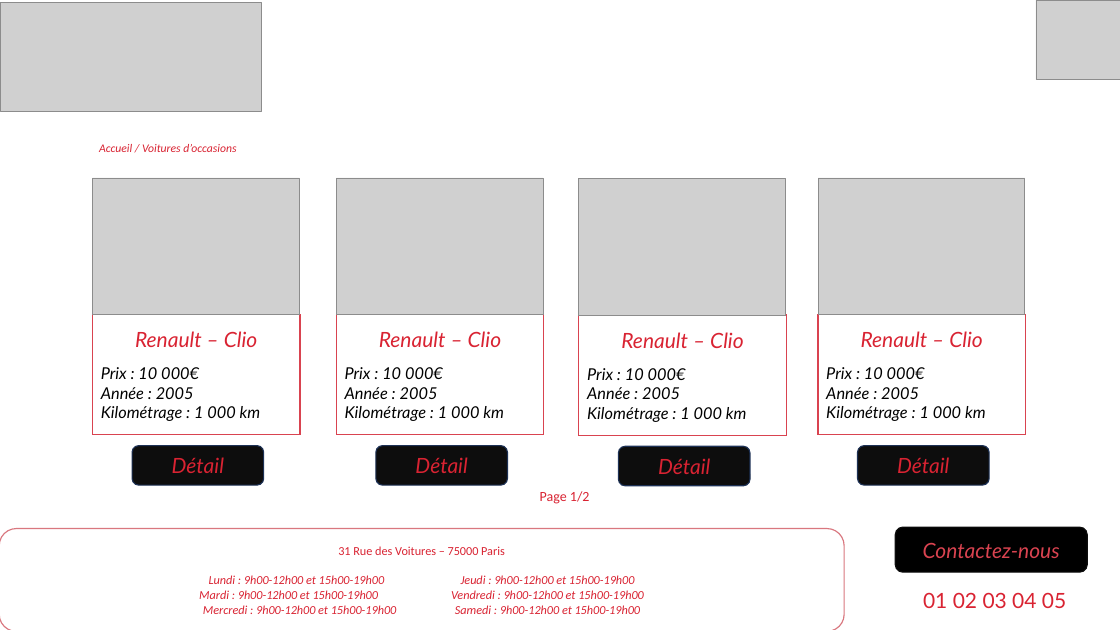
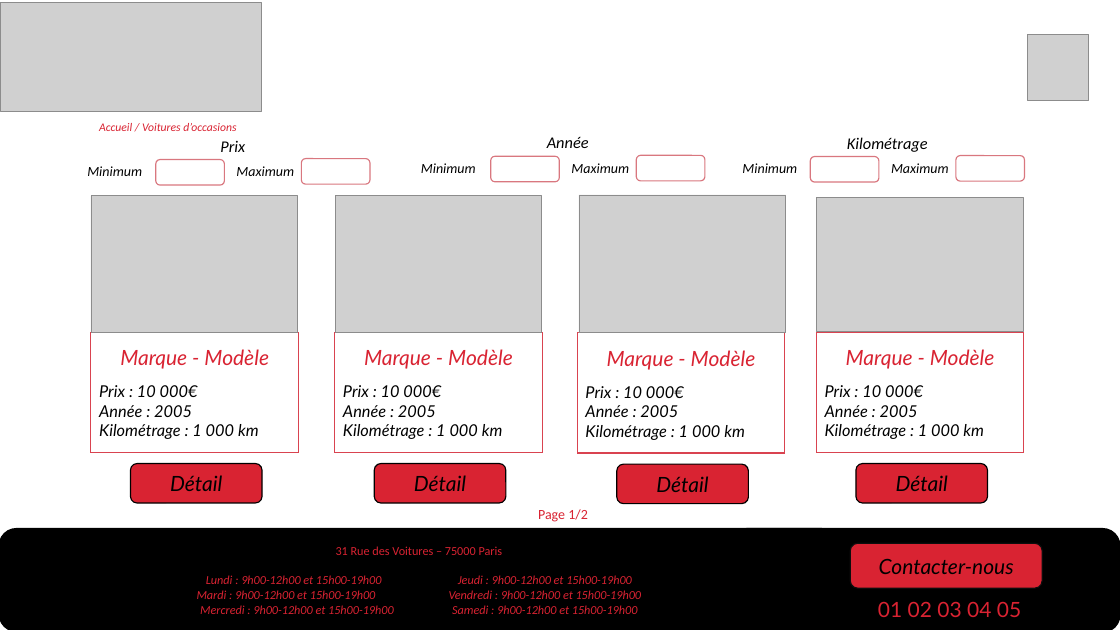
Before and after one commit to adele-dbs/garagevparrot, a slide deck: slide 2 of other/Maquette - Mockup.pptx. Drawn at 1120x630 pixels with LibreOffice and Linux fonts; fonts in the diff are those of the drawing; grey boxes stand for pictures. Boxes give left, top, right and bottom in pixels: in the first picture for what was removed or moved away, otherwise in the second. Text is boxed around its words. In the diff, an @@ line names an element or a change of style, - is before the commit and + after.

```diff
--- a/other/Maquette - Mockup.pptx
+++ b/other/Maquette - Mockup.pptx
@@ picture removed at (1036,0,1120,80) @@
@@ picture added at (1028,34,1089,101) @@
@@ text "Accueil / Voitures d’occasions": place and size @@
-text "Accueil / Voitures d’occasions" at (99,144,236,152)
+text "Accueil / Voitures d’occasions" at (99,123,236,131)
@@ text added at (220,141,245,152), 14 pt, text #000000, italic @@
+Prix
@@ text added at (547,137,589,148), 14 pt, text #000000, italic @@
+Année
@@ text added at (847,137,928,152), 14 pt, text #000000, italic @@
+Kilométrage
@@ text added at (87,166,142,176), 12 pt, text #000000, italic @@
+Minimum
@@ rounded rectangle added at (156,160,225,185), fill #FFFFFF, outline #D9777F 1 pt @@
@@ text added at (236,166,294,176), 12 pt, text #000000, italic @@
+Maximum
@@ rounded rectangle added at (302,159,371,184), fill #FFFFFF, outline #D9777F 1 pt @@
@@ text added at (421,163,476,173), 12 pt, text #000000, italic @@
+Minimum
@@ rounded rectangle added at (491,156,560,181), fill #FFFFFF, outline #D9777F 1 pt @@
@@ text added at (571,163,629,173), 12 pt, text #000000, italic @@
+Maximum
@@ rounded rectangle added at (637,155,706,181), fill #FFFFFF, outline #D9777F 1 pt @@
@@ text added at (742,163,797,173), 12 pt, text #000000, italic @@
+Minimum
@@ rounded rectangle added at (811,156,880,181), fill #FFFFFF, outline #D9777F 1 pt @@
@@ text added at (891,163,949,173), 12 pt, text #000000, italic @@
+Maximum
@@ rounded rectangle added at (956,155,1025,181), fill #FFFFFF, outline #D9777F 1 pt @@
@@ picture: place and size @@
-picture at (579,179,786,315)
+picture at (579,195,786,333)
@@ 4 rounded rectangles, 4 rectangles, 3 pictures: place and size @@
-4 rounded rectangles, 4 rectangles, 3 pictures at (92,178,1026,486)
+4 rounded rectangles, 4 rectangles, 3 pictures at (91,196,1024,504)
@@ text in rectangle at (120,349,269,369): text changed @@
-Renault – Clio
+Marque - Modèle
@@ text in rectangle at (364,349,513,369): text changed @@
-Renault – Clio
+Marque - Modèle
@@ text in rectangle at (607,350,756,370): text changed @@
-Renault – Clio
+Marque - Modèle
@@ text in rectangle at (846,349,995,369): text changed @@
-Renault – Clio
+Marque - Modèle
@@ text colour #D92332 to #000000; fill #0D0D0D to #D92332; outline #1E3256 1 pt to #000000 1 pt in 4 elements at (375,464,507,503), (130,464,262,503), (856,464,988,503), (617,465,749,504) @@
@@ text "Page 1/2": place and size @@
-text "Page 1/2" at (540,491,590,504)
+text "Page 1/2" at (538,509,588,522)
@@ rounded rectangle "31 Rue des Voitures – ...": place and size @@
-rounded rectangle "31 Rue des Voitures – ..." at (0,528,844,630)
+rounded rectangle "31 Rue des Voitures – ..." at (0,528,839,630)
@@ rounded rectangle "31 Rue des Voitures – ..." at (0,528,839,630): fill none to #000000; outline #D9777F 1 pt to #000000 1 pt @@
@@ rounded rectangle added at (729,528,1120,630), fill #000000, outline #000000 1 pt @@
@@ rounded rectangle "Contacter-nous": place and size @@
-rounded rectangle "Contacter-nous" at (896,528,1088,573)
+rounded rectangle "Contacter-nous" at (850,544,1043,589)
@@ rounded rectangle "Contacter-nous" at (850,544,1043,589): fill #000000 to #D92332 @@
@@ text in rounded rectangle at (879,558,1014,574): text changed; text colour #D94350 to #000000 @@
-Contactez-nous
+Contacter-nous
@@ text "01 02 03 04 05": place and size @@
-text "01 02 03 04 05" at (923,592,1066,608)
+text "01 02 03 04 05" at (878,601,1021,617)
```
Also in this commit, not shown: 5 other slides changed, 4 slides added, 4 slides removed, 39 other files.
